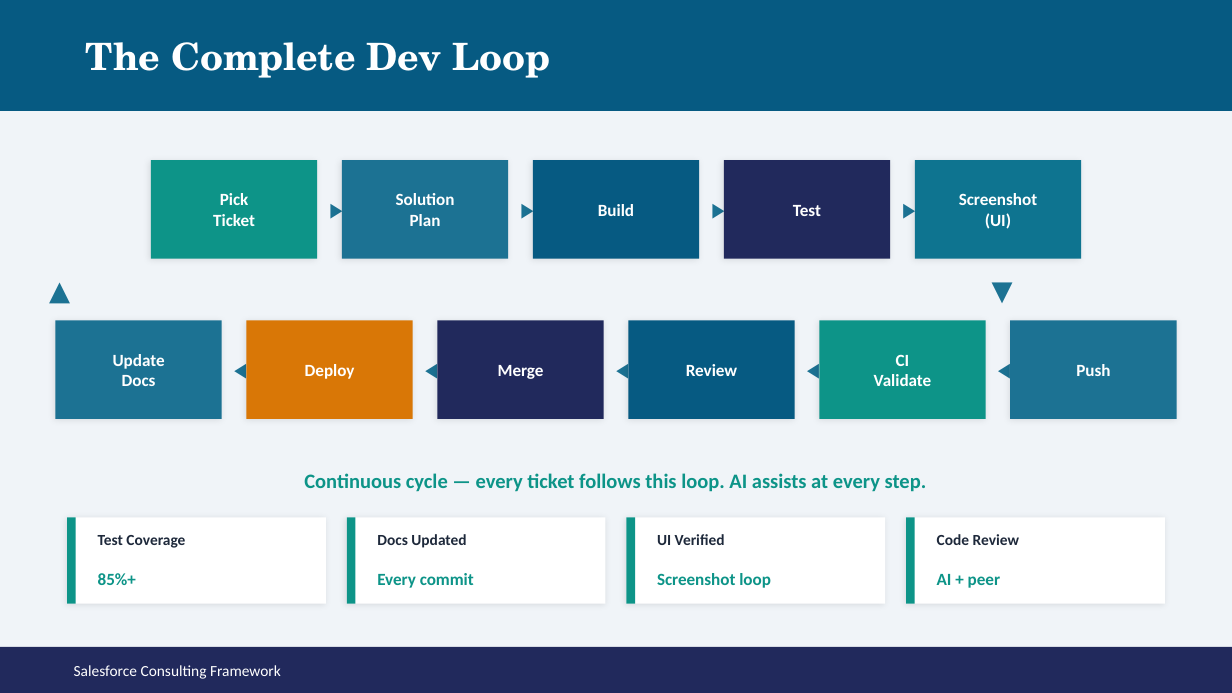
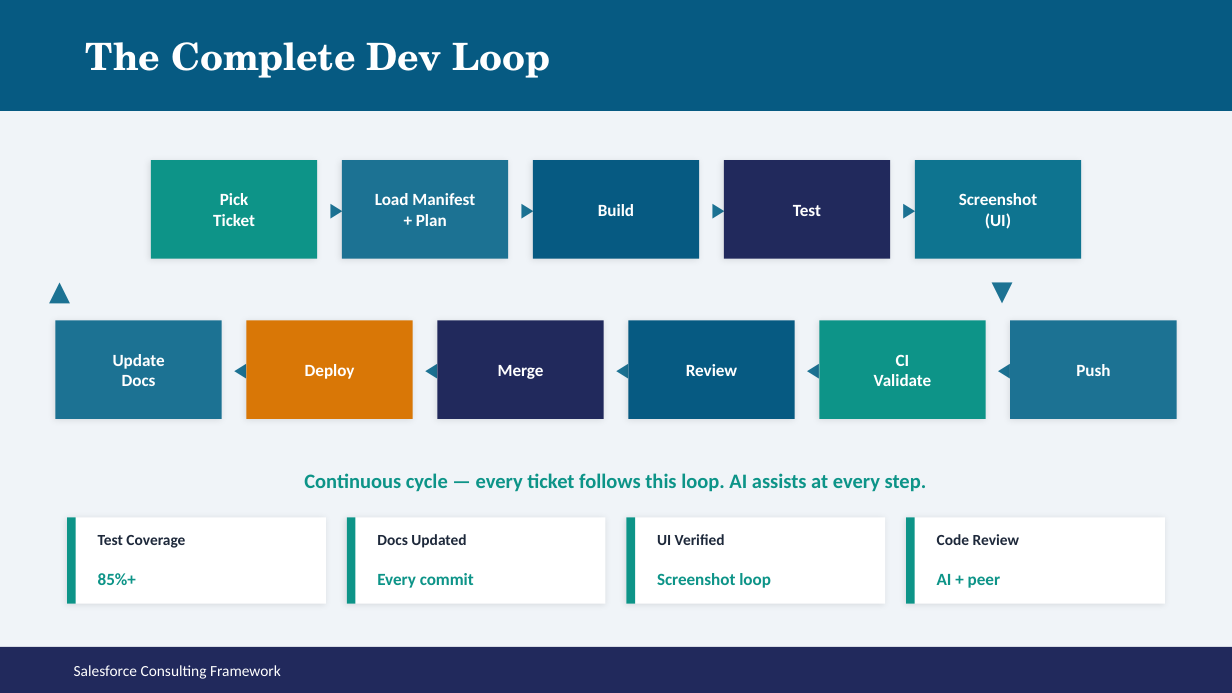
Before and after one commit to Mar5929/sf-consulting-framework, a slide deck: slide 35 of reference/salesforce-consulting-frameworkV2.pptx (slide 32 before the commit). Drawn at 1232x693 pixels with LibreOffice and Linux fonts; fonts in the diff are those of the drawing. Boxes give left, top, right and bottom in pixels: in the first picture for what was removed or moved away, otherwise in the second. Text is boxed around its words. In the diff, an @@ line names an element or a change of style, - is before the commit and + after.

```diff
--- a/reference/salesforce-consulting-frameworkV2.pptx
+++ b/reference/salesforce-consulting-frameworkV2.pptx
@@ text at (375, 193, 475, 226): text changed @@
-Solution
-Plan
+Load Manifest
++ Plan
```
Also in this commit, not shown: 5 other slides changed, 3 slides added, 6 other files.
